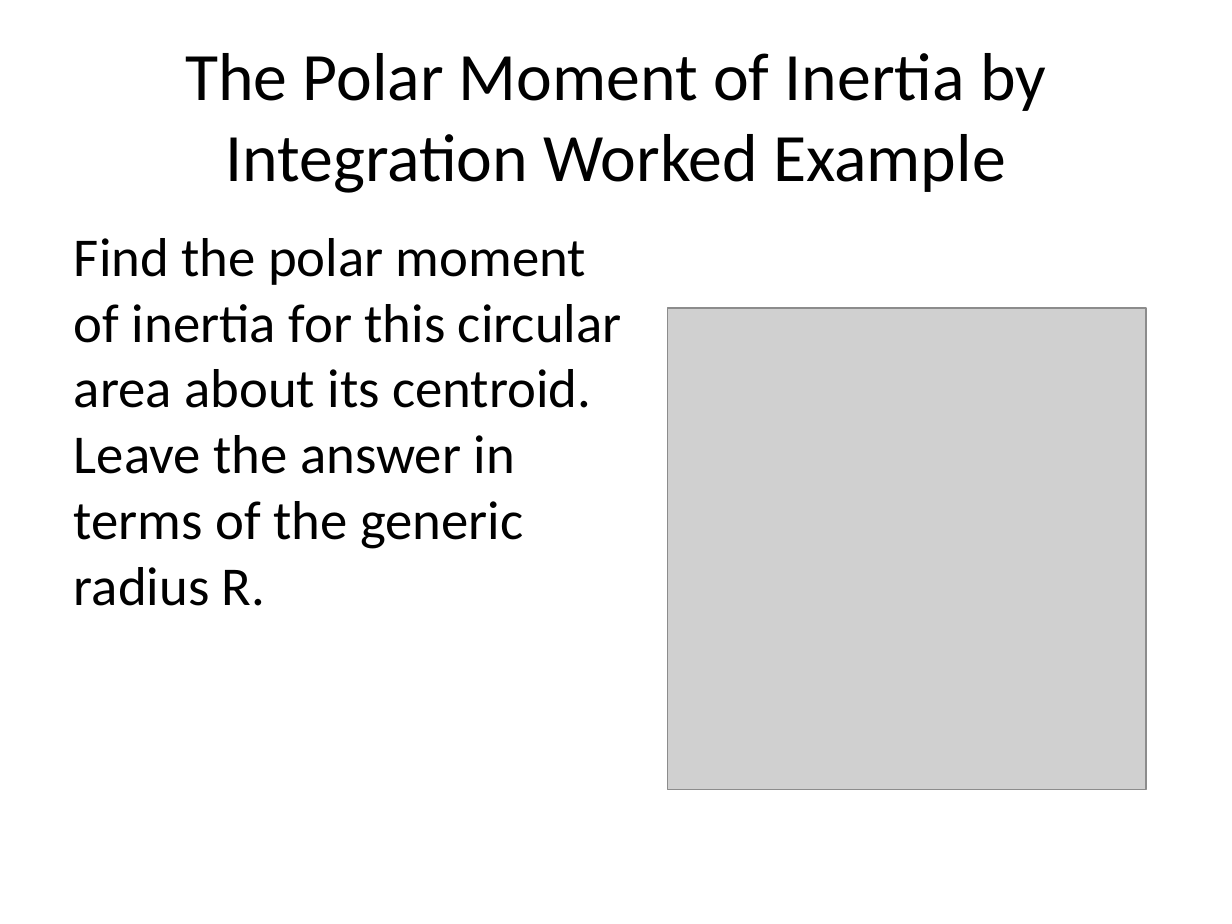
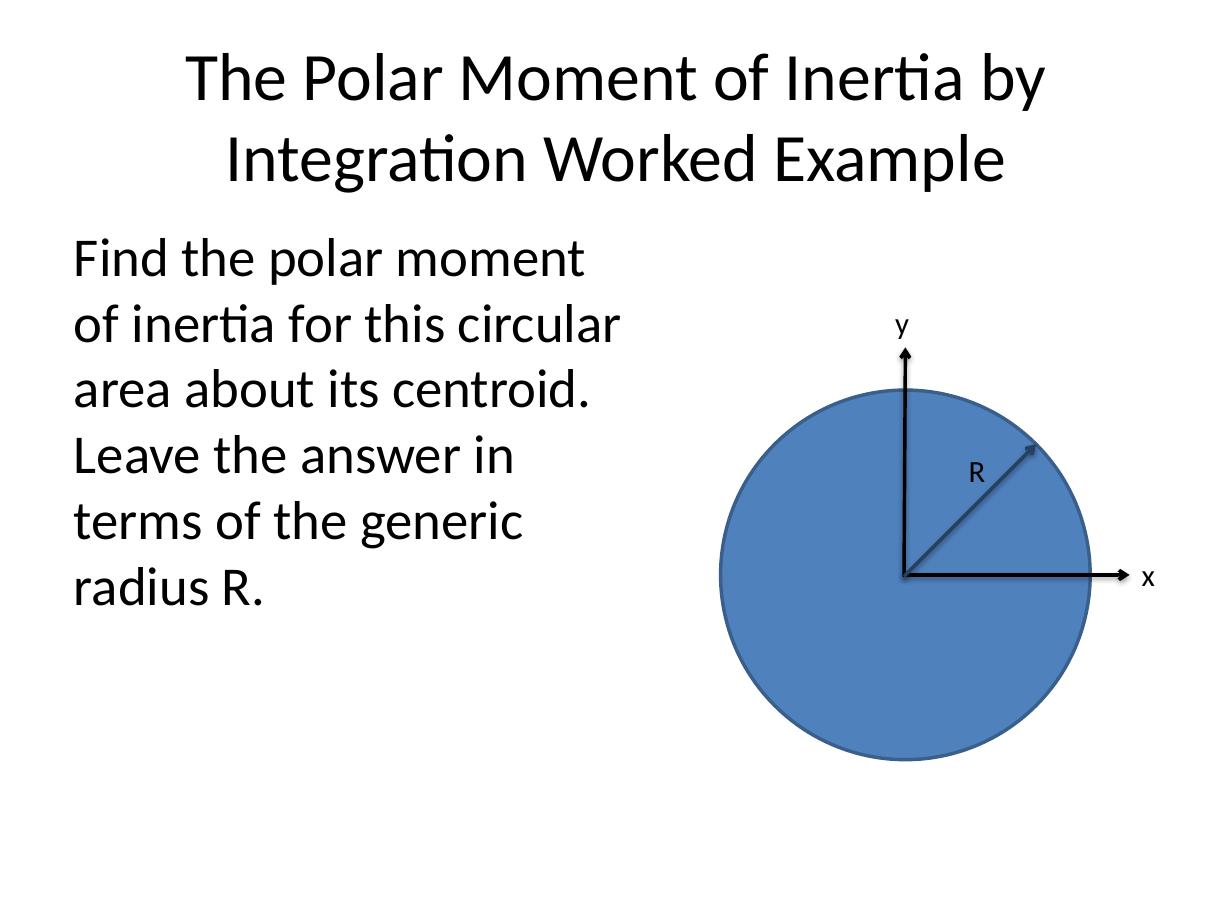
Before and after one commit to JacobMoore/mechanics_textbook, a slide deck: slide 17 of Lecture Slides/VideoLectureSlides/A_2.5.pptx. Drawn at 1232x924 pixels with LibreOffice and Linux fonts; fonts in the diff are those of the drawing; grey boxes stand for pictures. Boxes give left, top, right and bottom in pixels: in the first picture for what was removed or moved away, otherwise in the second. Text is boxed around its words. In the diff, an @@ line names an element or a change of style, - is before the commit and + after.

Commit message:
Added Worked Problems and error fixes

```diff
--- a/Lecture Slides/VideoLectureSlides/A_2.5.pptx
+++ b/Lecture Slides/VideoLectureSlides/A_2.5.pptx
@@ picture removed at box(668, 308, 1147, 790) @@
@@ text added at box(895, 319, 909, 339), 18 pt, text #000000 @@
+y
@@ arrow added from (904, 577) to (906, 347), #000000 2 pt @@
@@ ellipse added at box(721, 391, 1090, 760), fill #4F81BD, outline #3A5F8C 2 pt @@
@@ arrow added from (904, 577) to (1036, 445), #254061 2 pt @@
@@ text added at box(969, 462, 986, 482), 18 pt, text #000000 @@
+R
@@ arrow added from (903, 575) to (1130, 575), #000000 2 pt @@
@@ text added at box(1142, 571, 1155, 586), 18 pt, text #000000 @@
+x
```
Also in this commit, not shown: 7 other slides changed, 37 other files.
